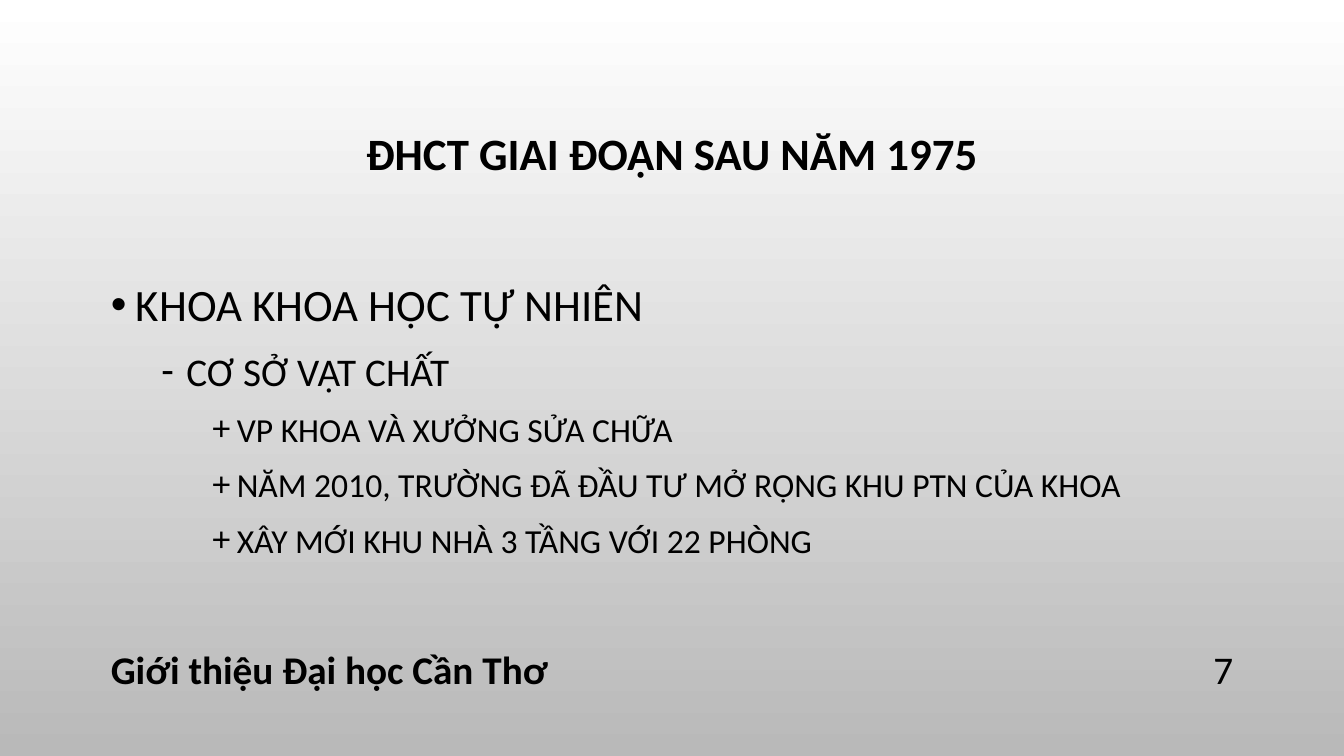
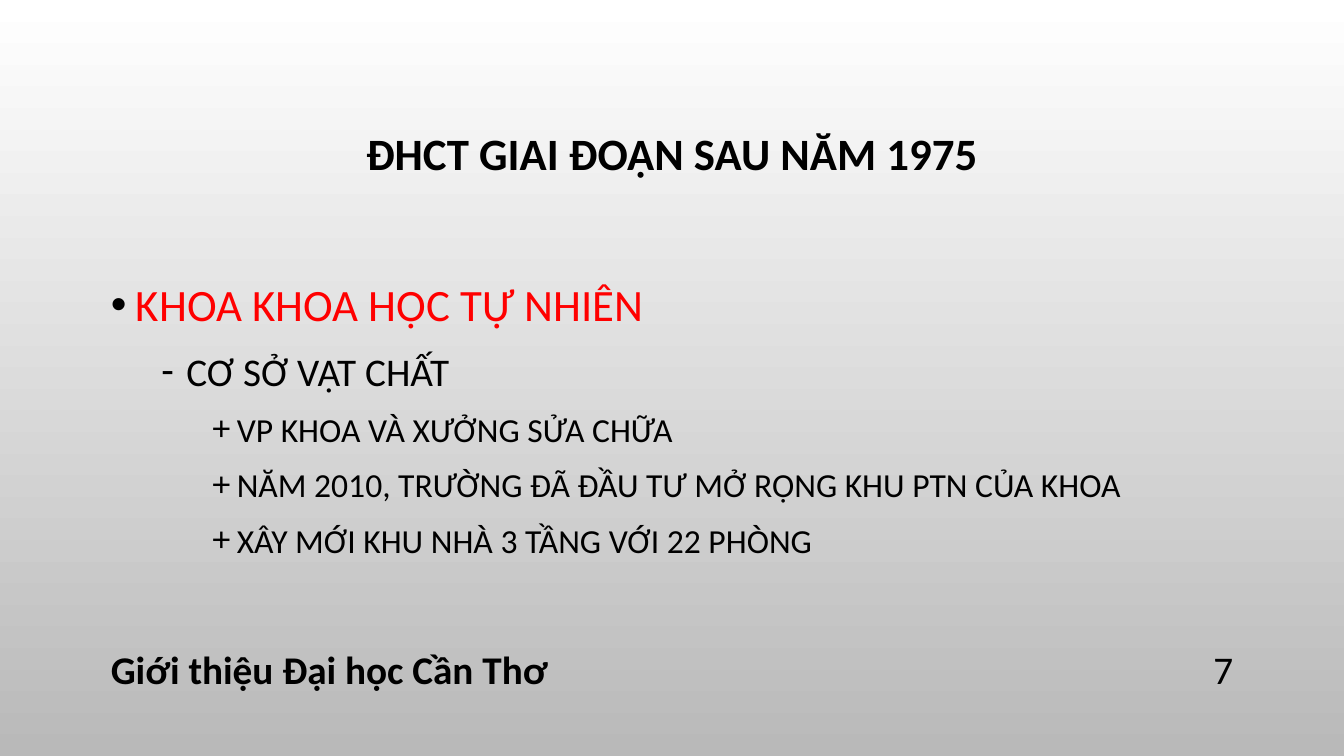
Before and after one commit to ST1708/ThucHanh04_nhom1, a slide deck: slide 7 of Buoi04_Nhom_1_Bài_2.pptx. Drawn at 1344x756 pixels with LibreOffice and Linux fonts; fonts in the diff are those of the drawing; background and template pictures are left out. Boxes give left, top, right and bottom in pixels: in the first picture for what was removed or moved away, otherwise in the second. Text is boxed around its words. In the diff, an @@ line names an element or a change of style, - is before the commit and + after.

```diff
--- a/Buoi04_Nhom_1_Bài_2.pptx
+++ b/Buoi04_Nhom_1_Bài_2.pptx
@@ text at box(136, 284, 644, 329): text colour #000000 to #FF0000 in "KHOA KHOA HỌC TỰ NHIÊN" @@
```
